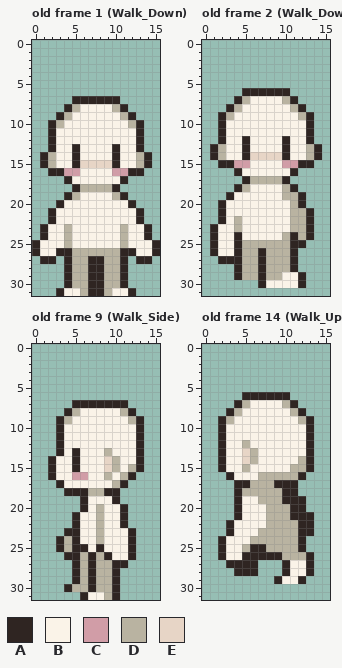
One commit to this pixel-art file: Assets/Art/ErisEsra's Character Templates/MainPlayer/16x32 Walk Cycle.aseprite. The first picture shows the starting point.
16x32 pixels, 20 frames. Shown: old frame 1 (Walk_Down), old frame 2 (Walk_Down), old frame 9 (Walk_Side), old frame 14 (Walk_Up_Side). The commit also changed other frames, which this record leaves out.
Palette (. is transparent): A #2f2522  B #faf3e8  C #d19da7  D #b9b3a1  E #e7d5c6
Pixels before, old frame 1 (Walk_Down), first column x 0:
 7 .....AAAAAA.....
 8 ....ADBBBBDA....
 9 ...ADBBBBBBDA...
10 ..ADBBBBBBBBDA..
11 ..ABBBBBBBBBBA..
12 ..ABBBBBBBBBBA..
13 ..ABBABBBBABBA..
14 .ADBBABBBBABBDA.
15 .ADBBAEEEEABBDA.
16 ..AACCBBBBCCAA..
17 ....ABBBBBBA....
18 .....ADDDDA.....
19 ....ADBBBBDA....
20 ...ABBBBBBBBA...
21 ..ABBBBBBBBBBA..
22 ..ABBBBBBBBBBA..
23 .ABBDBBBBBBDBBA.
24 .ABBDBBBBBBDBBA.
25 ABBBDBBBBBBDBBBA
26 ABBAADDDDDDAABBA
27 .AA.ADDAADDA.AA.
28 ....ADDAADDA....
29 ....ADDAADDA....
30 ....ADDAADDA....
31 ...ABBDAADBBA...
Pixels before, old frame 2 (Walk_Down), first column x 1:
 6 ....AAAAAA....
 7 ...ADBBBBDA...
 8 ..ADBBBBBBDA..
 9 .ADBBBBBBBBDA.
10 .ABBBBBBBBBBA.
11 .ABBBBBBBBBBA.
12 .ABBABBBBABBA.
13 ADBBABBBBABBDA
14 ADBBAEEEEABBDA
15 .AACCBBBBCCAA.
16 ...ABBBBBBA...
17 ....ADDDDA....
18 ...ADBBBBDA...
19 ..ABBBBBBDDA..
20 .ABBBBBBBBDA..
21 .ABBBBBBBBDDA.
22 .ABDBBBBBBDDA.
23 ABBDBBBBBBDDA.
24 ABBABBBBBDADA.
25 ABBADDDDDDAA..
26 ABBADDADDDA...
27 .AAADDADDDA...
28 ...ADDADDDA...
29 ...ADDADDBBA..
30 ......ABBBBA..
Pixels before, old frame 9 (Walk_Side), first column x 2:
 7 ...AAAAAAA..
 8 ..ADBBBBBDA.
 9 .ADBBBBBBBDA
10 .ABBBBBBBBBA
11 .ABBBBBBBBBA
12 .ABBBBBBBBBA
13 .ABABBBDBBBA
14 ABBABBBEDBBA
15 ABBABBBEDBDA
16 ABBCCBBDBDA.
17 .ABBBBBBDA..
18 ..AAADDAA...
19 ....ABBBA...
20 ....ABDBBA..
21 ...ABBDBBA..
22 ...ABBDBBA..
23 ..AABBDBBBA.
24 .ADABBDBBBA.
25 .ADAABABBBA.
26 ..AADADABBA.
27 ...ADADDAA..
28 ...ADADDA...
29 ...ADADDA...
30 ..ADDADDA...
31 ....ABBDA...
Pixels before, old frame 14 (Walk_Up_Side), first column x 2:
 6 ...AAAAAA...
 7 ..ADBBBBDA..
 8 .ADBBBBBBDA.
 9 ADBBBBBBBBDA
10 ABBBBBBBBBBA
11 ABBBBBBBBBBA
12 ABBDBBBBBBBA
13 ABBEDBBBBBBA
14 ABBEDBBBBBDA
15 ABBDBBBBBDDA
16 .ABBBDDDDDA.
17 ..AADDDAAA..
18 ..ADDDDDAA..
19 ..ABBDDDAAA.
20 ..ABBBDDDAA.
21 ..ABBBDDDAAA
22 .ABBBBDDDDAA
23 .ABBBDDDDDAA
24 ABBBDDDDDDA.
25 ABBDAADDDDA.
26 ABBAAAAADDDA
27 .AAAA...ABBA
28 ..AAA...ABBA
29 .......ABBA.
New version:
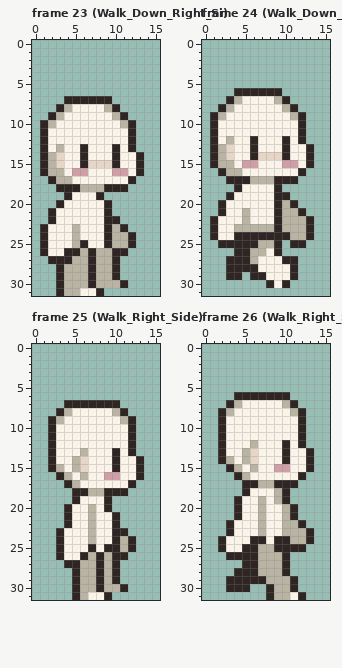
A new or re-ordered frame is compared with the old frame closest to it.
The exact change:
frames 20 -> 32
Changed rows in their new state; - is an unchanged pixel.
Frame 23 (Walk_Down_Right_Si) is new; against old frame 1 (Walk_Down):
first column x 0:
 7 ----A-----.-----
 8 ---ADB---DA.----
 9 --ADB-----DA.---
10 -ADB-------DA.--
11 -AB---------A.--
12 -AB---------A.--
13 -ABD-BA-----A.--
14 ---E-BA------A.-
15 ---E-BA------A.-
16 -ADDB-C-----B---
17 --ADD------BA---
18 ---AA----A-A----
19 -----B--A...----
20 ---------A...---
21 ---------A....--
22 ---------AA...--
23 ----BD---ADA...-
24 ----BD---AD-A..-
25 .A--BDA--AD-A...
26 .A-B-A-A--A-....
27 -.-A----D-A.-..-
28 ---AD---D-A.----
29 ---AD---D-A.----
30 ---AD---D-------
31 ----DDBB-....---
Frame 24 (Walk_Down_Right_Si) is new; against old frame 2 (Walk_Down):
first column x 1:
 6 ---A-----.----
 7 --ADB---DA.---
 8 -ADB-----DA.--
 9 ADB-------DA.-
10 AB---------A.-
11 AB---------A.-
12 ABD-BA-----A.-
13 --E-BA------A.
14 --E-BA------A.
15 ADDB-C-----B--
16 -ADD------BA--
17 --AA----A-A---
18 ----B---A..---
19 --------AA..--
20 --------ADA.--
21 ----D---AD-A.-
22 AB-BD---AD----
23 ----DDDDAD----
24 ----AAAAAAD---
25 .AA-AA--A.----
26 ...-A-DBA..---
27 -.--A-BBBA----
28 --A-AABBBB----
29 --A-.A-BB-A.--
30 ------.A-A..--
Frame 25 (Walk_Right_Side) is new; against old frame 9 (Walk_Side):
first column x 2:
 7 --A------.--
 8 -ADB----DA.-
 9 ADB------DA.
10 AB--------A.
11 AB--------A.
12 AB--------A.
13 AB-BD--BA-A.
14 ---DE--BA---
15 -D-DE--BA-B-
16 .ADBD--CCBBA
17 -.AD----BBA-
18 --.------A--
19 ---AB--A.---
20 --ABBDBA..--
21 --AB-DB-A.--
22 --AB-DB-A.--
23 -ABB-DB-AA.-
24 --BB-DB-AD--
25 --BBBABAAD--
26 -ABBADADAA.-
27 --A--DA--.--
28 -----DA-----
29 -----DA-----
30 --.A-DA-DA--
31 ---AD--A.---
Frame 26 (Walk_Right_Side) is new; against old frame 14 (Walk_Up_Side):
first column x 2:
 6 --A---------
 7 -ADB--------
 8 ADB---------
 9 -B--------A.
10 ----------A.
11 ----------A.
12 ---BD---A-A.
13 ---DE---A---
14 -D-DE---A-B-
15 .ADBD--CCBB-
16 -.AD-BBBBB--
17 --.-A-------
18 --.ABBB--.--
19 ------B--..-
20 -----DBB--.-
21 -----DBB--..
22 -----DBB---.
23 ------BB--D-
24 ----AABAA-DA
25 ---A-D-AAA--
26 .AA--DDDA...
27 -..--DDD-...
28 -----DDD-...
29 -AAAAADDDA.-
30 -AAA--ADDA--
31 ------ADDBA-
Boxes around the changes in both pictures, in picture pixels (x1, y1, x2, y2):
changed: (32, 96, 160, 296)
changed: (210, 88, 322, 288)
changed: (48, 400, 144, 600)
changed: (218, 392, 314, 600)
